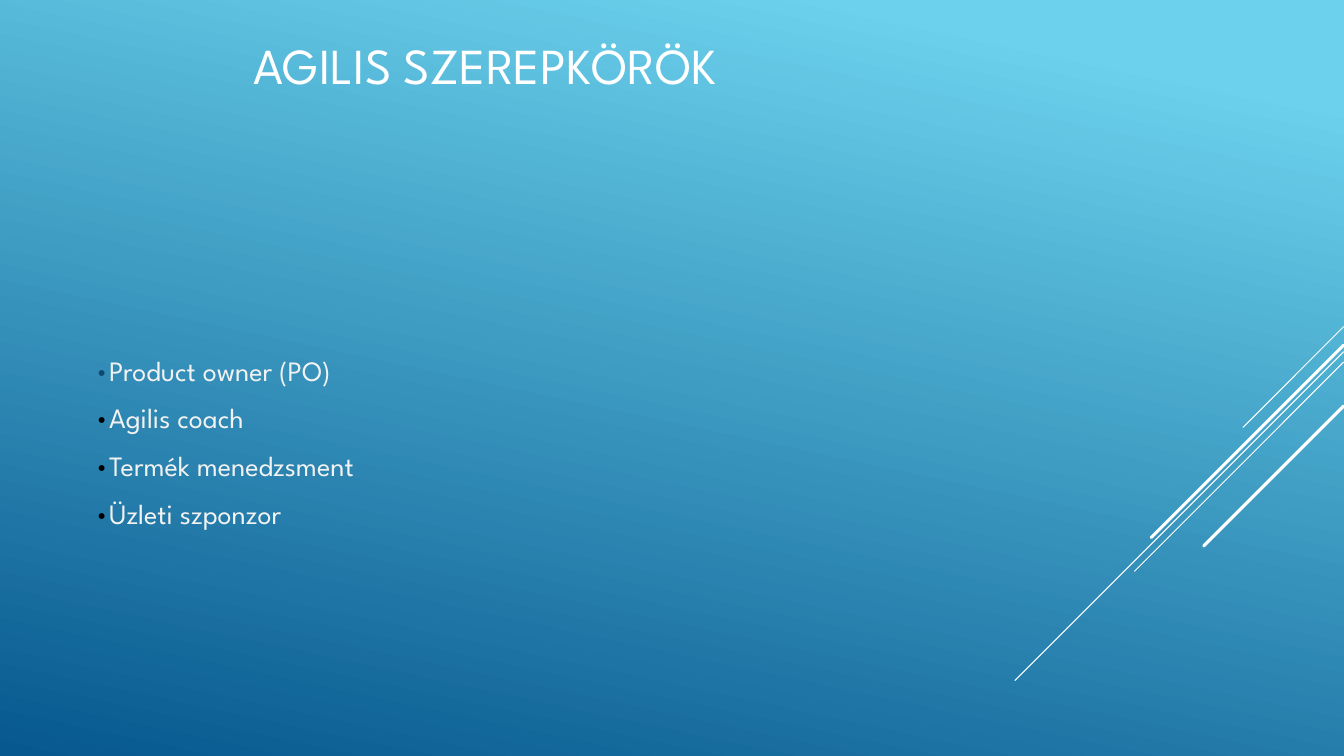
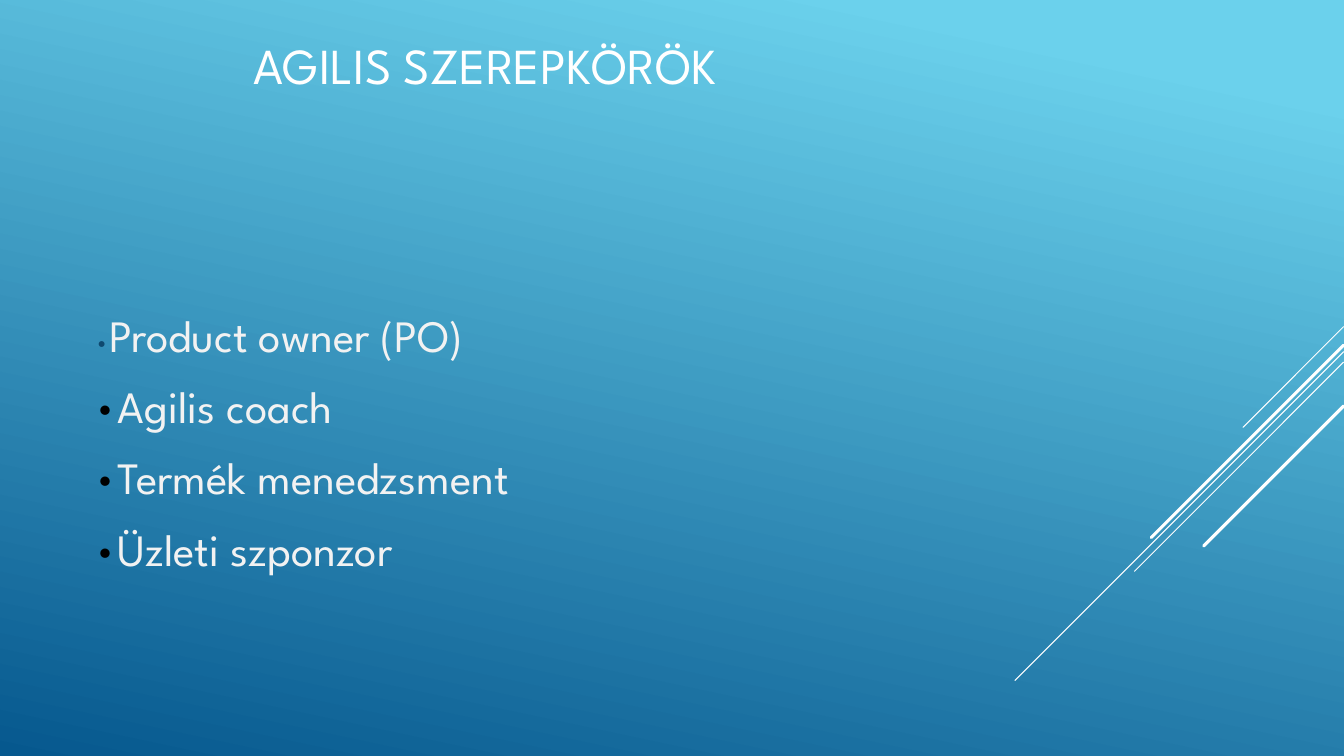
Before and after one commit to gutibalintka/iktppt, a slide deck: slide 6 of Agilis modell.pptx. Drawn at 1344x756 pixels with LibreOffice and Linux fonts; fonts in the diff are those of the drawing. Boxes give left, top, right and bottom in pixels: in the first picture for what was removed or moved away, otherwise in the second. Text is boxed around its words. In the diff, an @@ line names an element or a change of style, - is before the commit and + after.

```diff
--- a/Agilis modell.pptx
+++ b/Agilis modell.pptx
@@ text "•Product owner (PO)" at bbox=[95, 321, 509, 576]: size 20 to 32 pt; more space between paragraphs @@
```
Also in this commit, not shown: 5 other slides changed.
